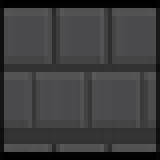
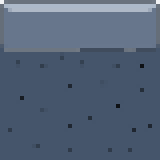
Layered file, before and after one edit (160 × 160). Changes by layer:
removed layer "Layer 2" over [0, 0, 160, 160]
removed layer "Layer 1" (was 74%) over [0, 0, 160, 160]
removed layer "Background" over [0, 0, 160, 160]
added layer "Lines" above "Layer #2" over [0, 0, 160, 152]
added layer "Layer #2" above "Layer #1" over [0, 0, 160, 12]
added layer "Layer #1" above "bg" over [0, 4, 160, 160]
added layer "bg" over [0, 0, 160, 160]
